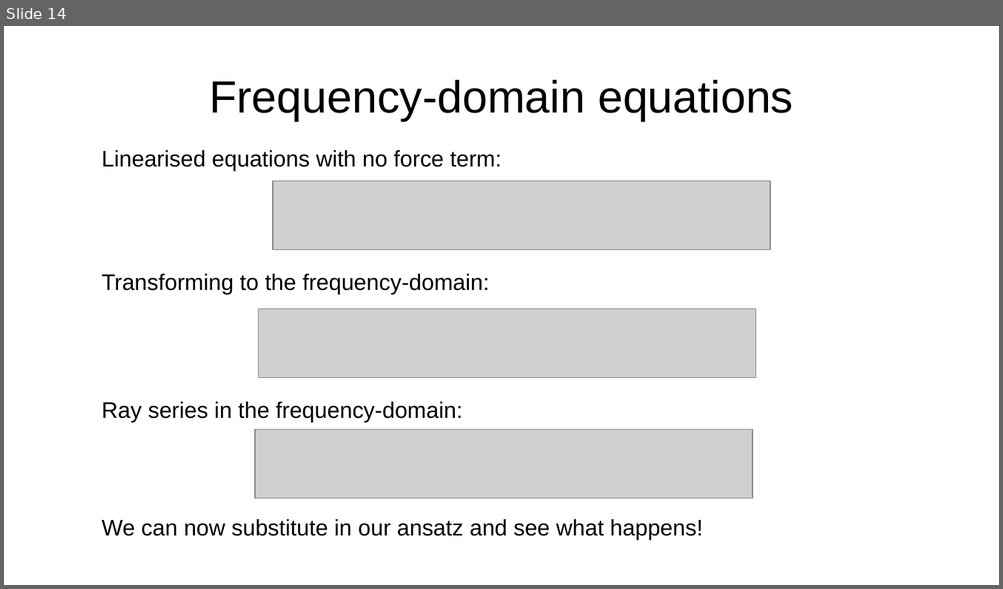
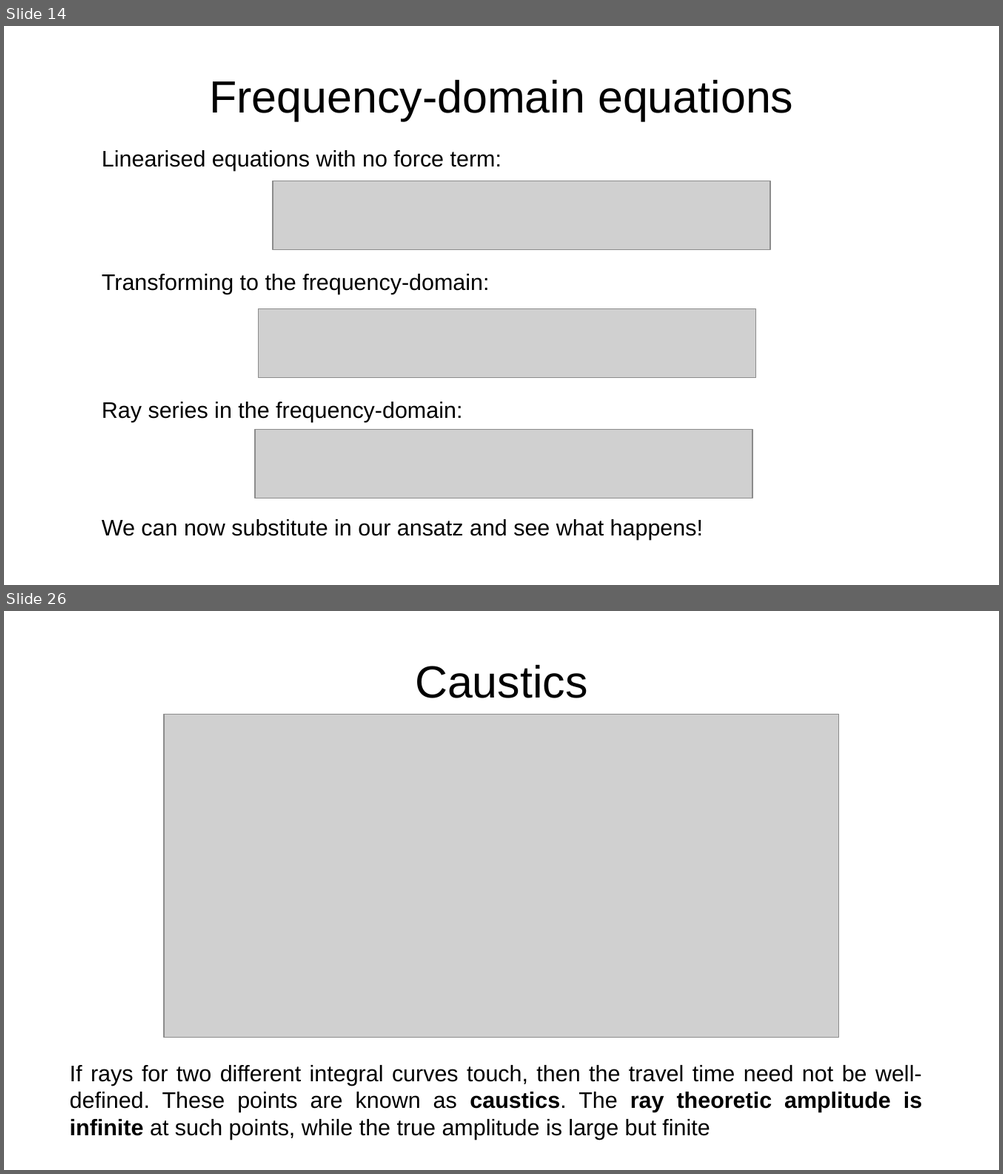
Before and after one commit to da380/PEPLectures, a slide deck: slides/slides5.odp. Shown one above the other, each under a label of ours: slide 14 before the commit, slides 14 and 26 after it; the slides between them are not shown. The pictures are 1003x589 and 1003x1174 pixels, drawn with LibreOffice and Linux fonts; fonts in the diff are those of the drawing; grey boxes stand for pictures. Boxes give left, top, right and bottom in pixels: in the first picture for what was removed or moved away, otherwise in the second. Text is boxed around its words. In the diff, an @@ line names an element or a change of style, - is before the commit and + after.

```diff
--- a/slides/slides5.odp
+++ b/slides/slides5.odp
@@ slide 26 added at [4,611,999,1170], background #FFFFFF @@
@@ title added at [415,664,588,698], 36 pt, text #000000 @@
+Caustics
@@ picture added at [164,714,839,1038] @@
@@ text added at [70,1065,922,1140], 18 pt, text #000000 @@
+If rays for two different integral curves touch, then the travel time need not be well-defined. These points are known as caustics. The ray theoretic amplitude is infinite at such points, while the true amplitude is large but finite
```
Also in this commit, not shown: 1 slide changed, 12 other slides added, 4 other files.
